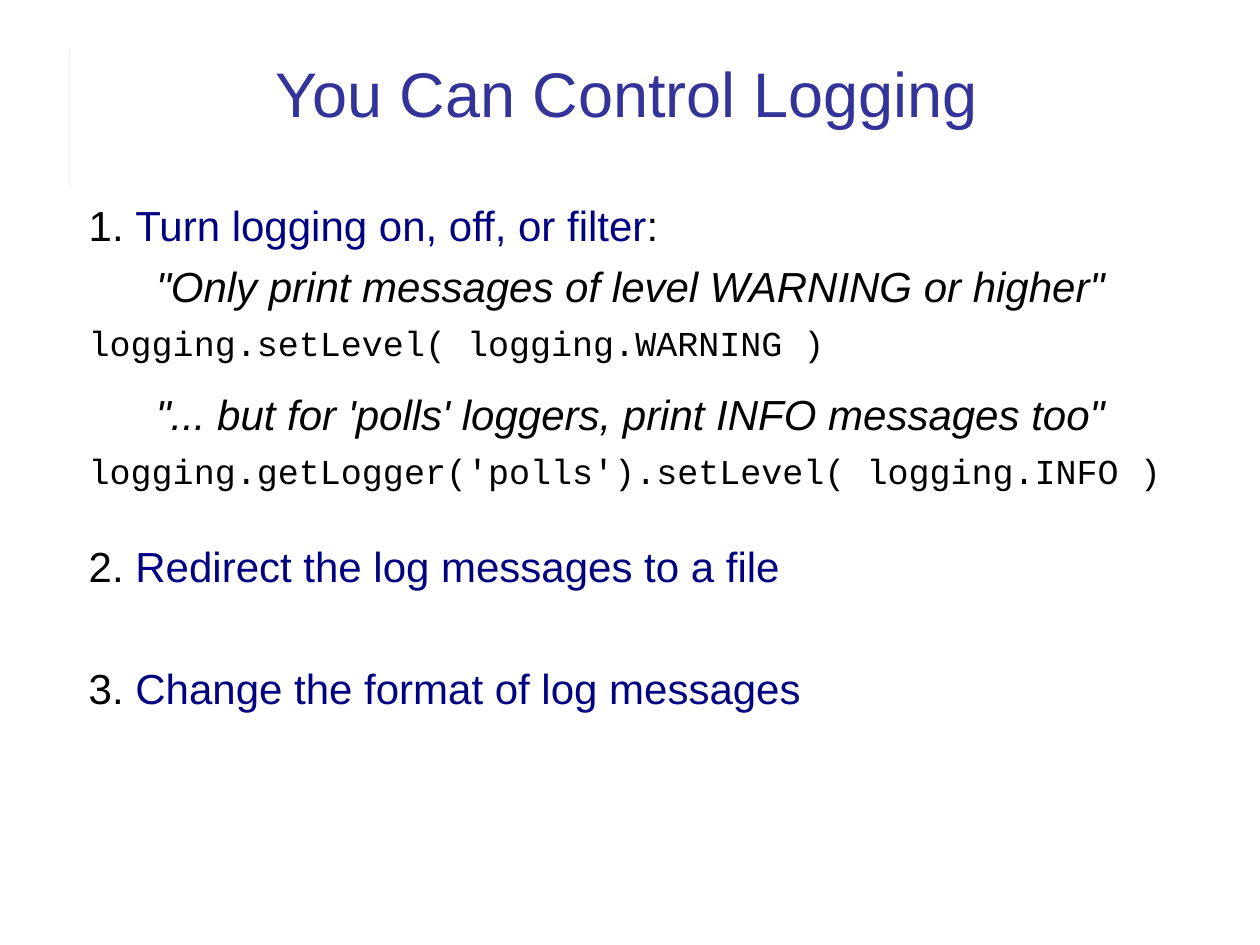
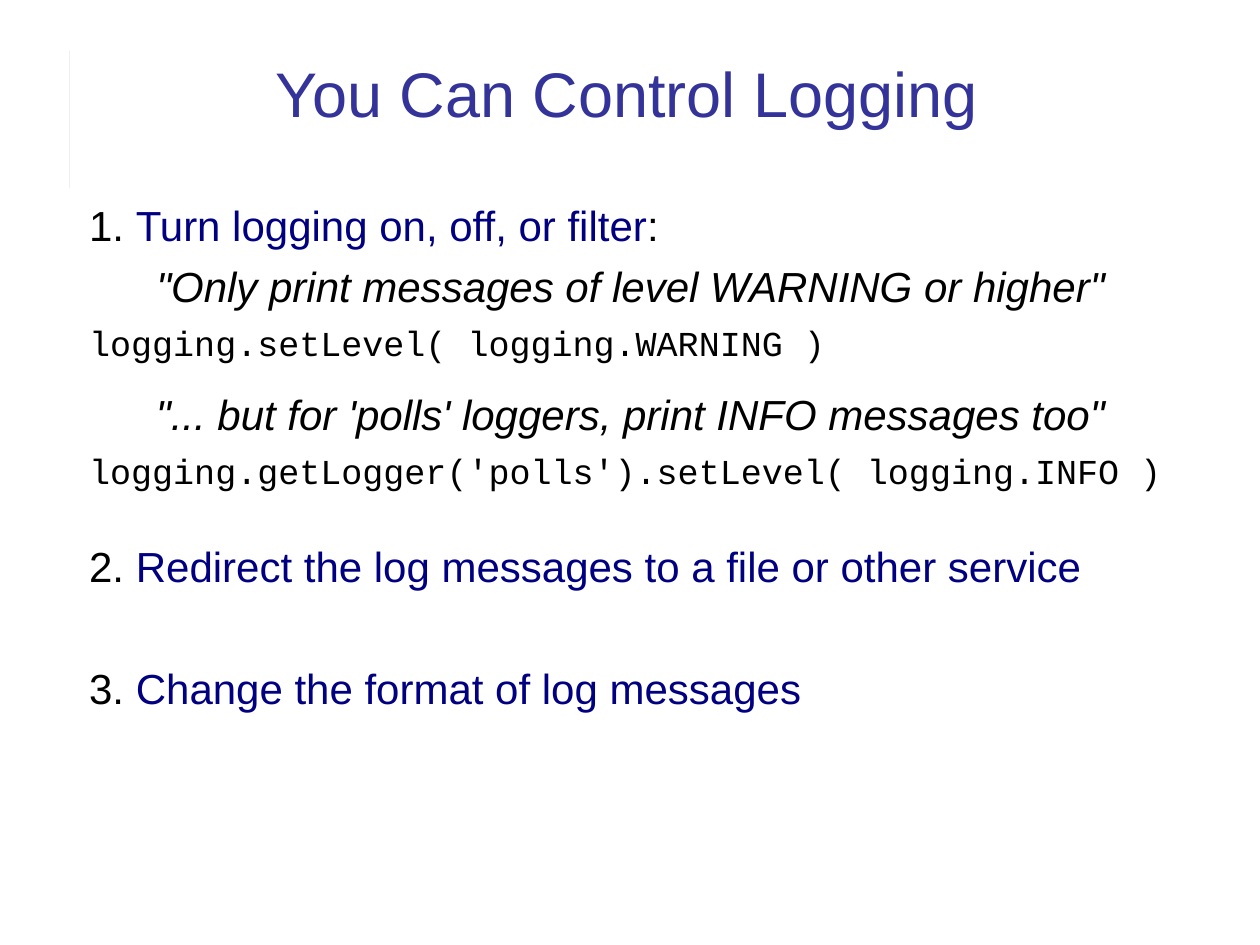
Before and after one commit to cpske/ISP, a slide deck: slide 12 of logging/Logging.ppt (slide 15 before the commit). Drawn at 1260x945 pixels with LibreOffice and Linux fonts; fonts in the diff are those of the drawing. Boxes give left, top, right and bottom in pixels: in the first picture for what was removed or moved away, otherwise in the second. Text is boxed around its words. In the diff, an @@ line names an element or a change of style, - is before the commit and + after.

Commit message:
add logging material

```diff
--- a/logging/Logging.ppt
+++ b/logging/Logging.ppt
@@ text at (89, 551, 1081, 591): text changed @@
-2. Redirect the log messages to a file
+2. Redirect the log messages to a file or other service
```
Also in this commit, not shown: 18 other slides changed, 2 slides added, 4 other files.
